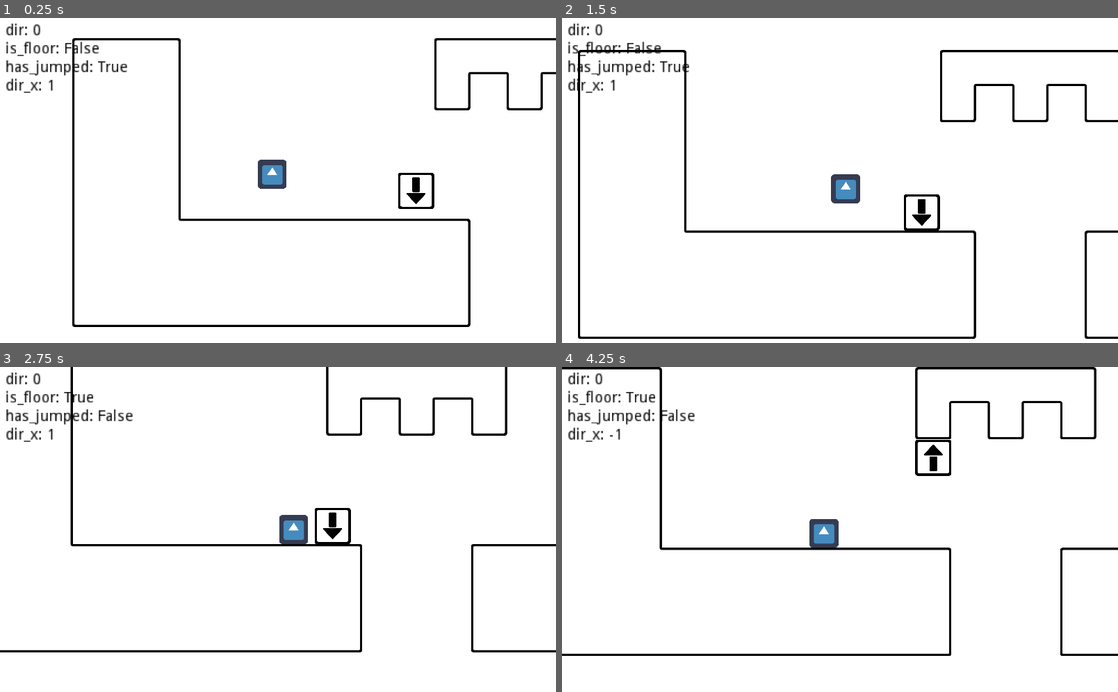
Above: before the commit, frames 1-4 (two rows, left to right).
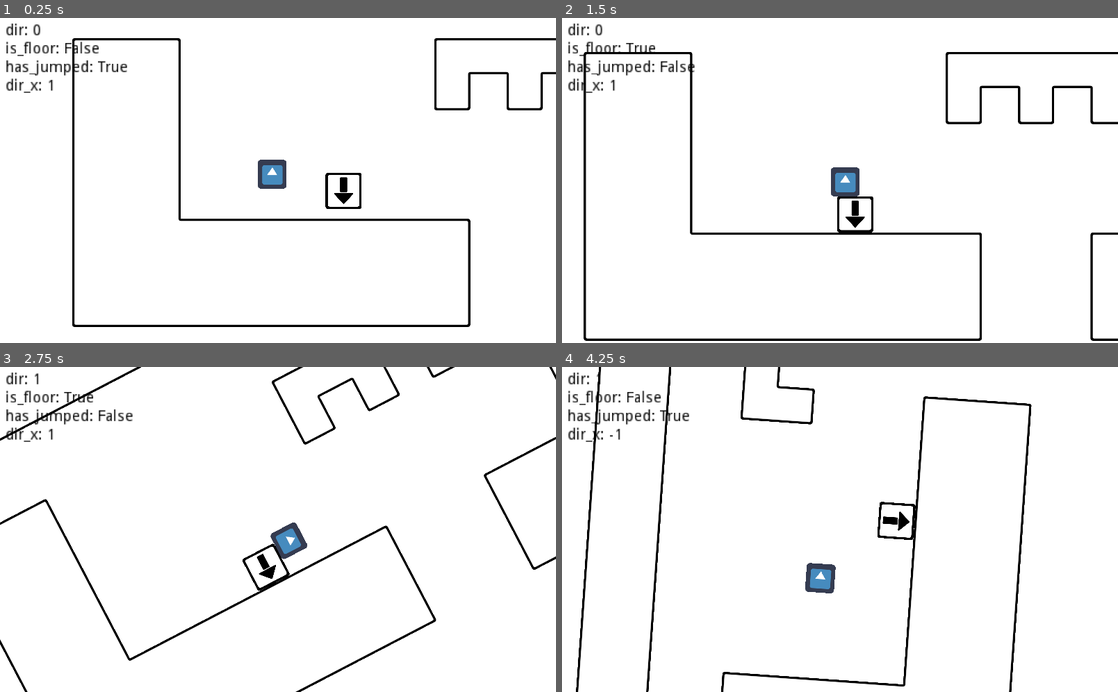
Above: after the commit, the same moments.

Repository: HarmonyHoney/ROTA
Game: Godot game, scene res://src/map/0.tscn
The game is run twice, just before and just after one commit, with the same random seed, the same clock (stepped at 60 frames per second) and the same inputs. The engine's default icon, where the game draws it, is replaced by a stand-in: a white triangle on a blue panel in a dark square.
Inputs:
- Up to frame 1 (0.25 s): no input
- Up to frame 2 (1.5 s): tap Enter at 0.5 s; hold Right (right) 0.53-1.28 s; tap C (action) at 0.6 s; tap X (jump) at 0.77 s; hold Down (down) from 1.28 s (still down); tap Q at 1.35 s
- Up to frame 3 (2.75 s): tap X (jump) at 1.52 s; release Down (down) at 2.03 s; hold Right (right) from 2.03 s (still down); tap E at 2.1 s
- Up to frame 4 (4.25 s): release Right (right) at 2.78 s; hold Up (up) 2.78-3.53 s; tap C (action) at 2.85 s; tap X (jump) at 3.02, 3.77 s; hold Left (left) from 3.53 s (still down); tap Q at 3.6 s

The runs differ from the first frame. In frame 1, 0.6% of the frame differs, in the area x 58-79%, y 47-59%; in frame 2, 6.9%, in the area x 2-100%, y 7-100%; in frame 3, 5.7%; in frame 4, 6.7%.

Commit message:
SolidTileMap now instances AutoTileMap on the parent!(:

Diff:
--- a/src/map/0.tscn
+++ b/src/map/0.tscn
@@ -18,4 +18,4 @@
 position = Vector2( 452.511, 133.484 )
 
 [node name="Box" parent="." instance=ExtResource( 4 )]
-position = Vector2( 850, 150 )
+position = Vector2( 650, 150 )
--- a/src/scene/SolidTileMap.gd
+++ b/src/scene/SolidTileMap.gd
@@ -1,12 +1,17 @@
 extends TileMap
 
-onready var map = $AutoTileMap
+const auto = preload("res://src/scene/AutoTileMap.tscn")
 
 func _ready():
-	tile_set.tile_set_modulate(0, Color(1, 1, 1, 0))
-	make_tiles()
+	get_parent().connect("ready", self, "parent_ready")
 
-func make_tiles():
+func parent_ready():
+	var map = auto.instance()
+	make_tiles(map)
+	get_parent().add_child(map)
+	visible = false
+
+func make_tiles(map : TileMap):
 	for i in get_used_cells():
 		for v in [Vector2.ZERO, Vector2.RIGHT, Vector2.DOWN, Vector2.ONE]:
 			map.set_cellv((i * 2) + v, 3)
--- a/src/scene/SolidTileMap.tscn
+++ b/src/scene/SolidTileMap.tscn
@@ -1,8 +1,7 @@
-[gd_scene load_steps=6 format=2]
+[gd_scene load_steps=5 format=2]
 
 [ext_resource path="res://media/image/rect-100.png" type="Texture" id=1]
 [ext_resource path="res://src/scene/SolidTileMap.gd" type="Script" id=2]
-[ext_resource path="res://src/scene/AutoTileMap.tscn" type="PackedScene" id=3]
 
 [sub_resource type="ConvexPolygonShape2D" id=1]
 points = PoolVector2Array( 100, 100, 0, 100, 0, 0, 100, 0 )
@@ -35,5 +34,3 @@
 cell_size = Vector2( 100, 100 )
 format = 1
 script = ExtResource( 2 )
-
-[node name="AutoTileMap" parent="." instance=ExtResource( 3 )]
--- a/src/scene/TileMapEdges.gd
+++ /dev/null
@@ -1,15 +0,0 @@
-extends TileMap
-
-onready var map = get_parent().get_node("SolidTileMap")
-
-func _ready():
-	map.visible = false
-	make_tiles()
-
-func make_tiles():
-	for i in map.get_used_cells():
-		for v in [Vector2.ZERO, Vector2.RIGHT, Vector2.DOWN, Vector2.ONE]:
-			set_cellv((i * 2) + v, 3)
-
-	var rect = get_used_rect()
-	update_bitmask_region(rect.position, rect.end)
Binary file changed: media/image/keyhole.png
Binary file changed: media/image/lock.png
